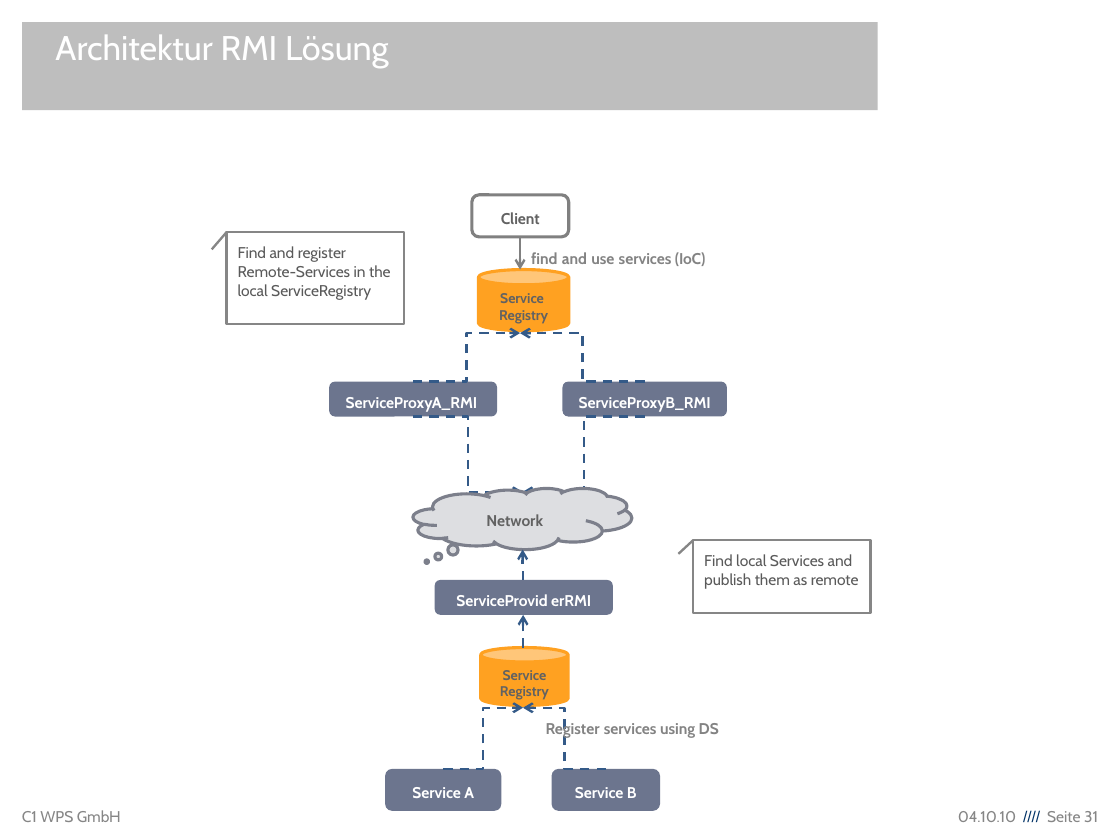
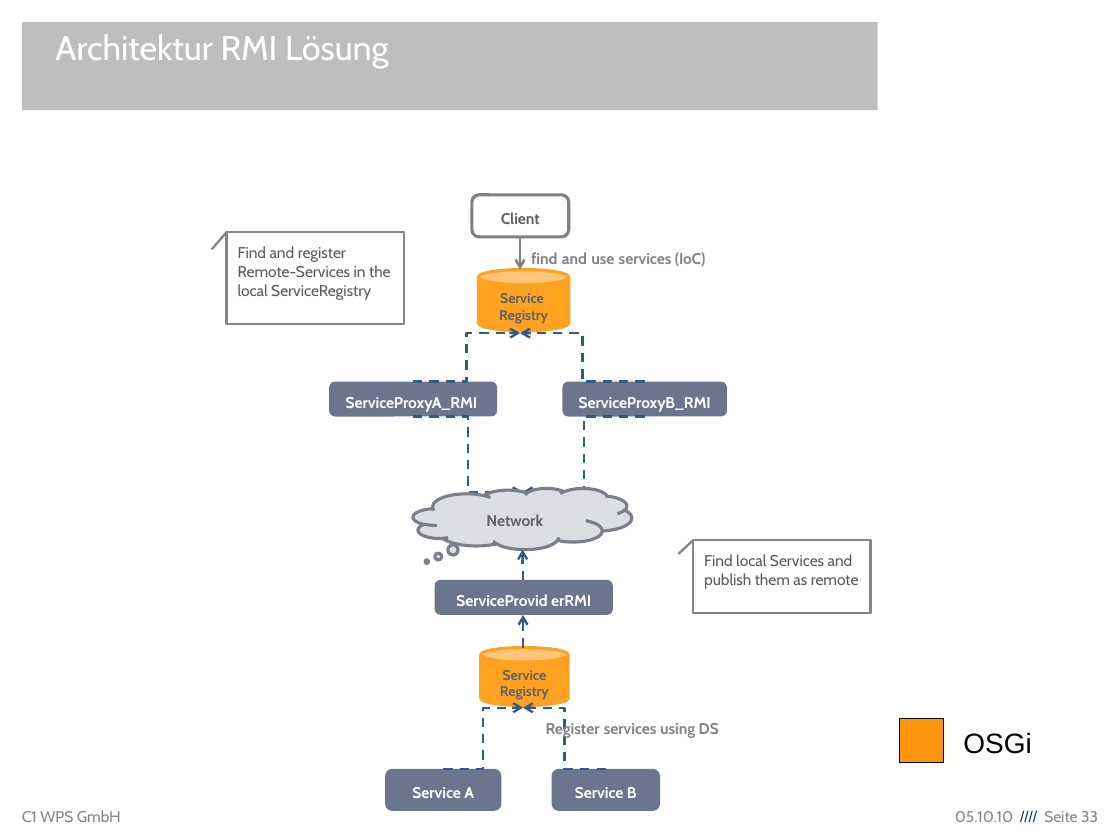
Before and after one commit to lemmy/org.eclipse.ecf.winterschool, a slide deck: slide 33 of org.eclipse.ecf.winterschool/EclipseCommunicationFramework.odp (slide 31 before the commit). Drawn at 1120x840 pixels with LibreOffice and Linux fonts; fonts in the diff are those of the drawing; background and template pictures are left out. Boxes give left, top, right and bottom in pixels: in the first picture for what was removed or moved away, otherwise in the second. Text is boxed around its words. In the diff, an @@ line names an element or a change of style, - is before the commit and + after.

```diff
--- a/org.eclipse.ecf.winterschool/EclipseCommunicationFramework.odp
+++ b/org.eclipse.ecf.winterschool/EclipseCommunicationFramework.odp
@@ rectangle added at [899,719,943,763], fill #FF950E, outline #000000 0 pt @@
@@ text added at [963,732,1031,754], 18 pt, text #000000 @@
+OSGi
@@ text at [955,811,1098,822]: text changed @@
-04.10.10 //// Seite 31
+05.10.10 //// Seite 33
```
Also in this commit, not shown: 22 other slides changed, 8 slides added, 3 slides removed.
